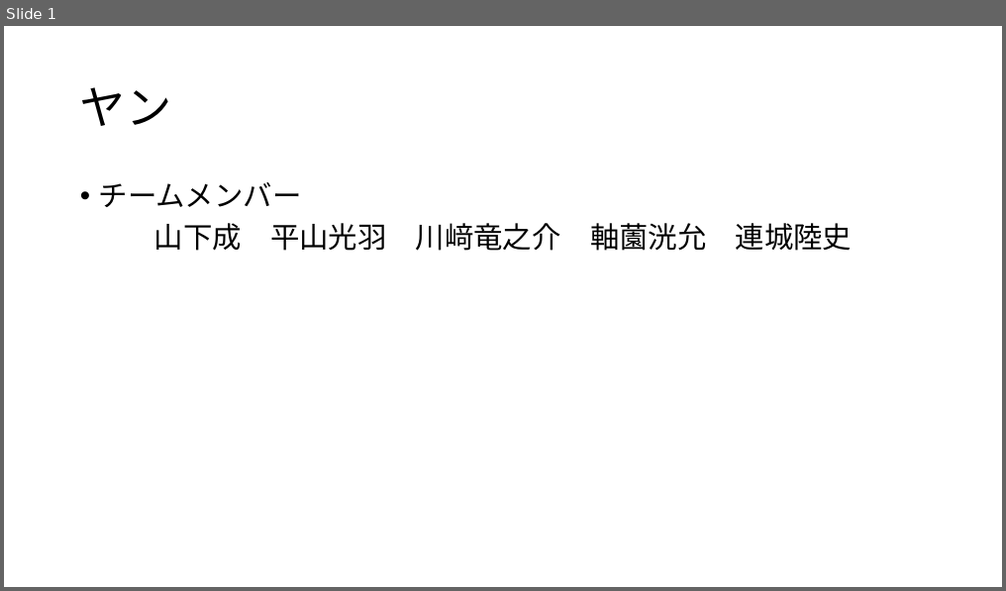
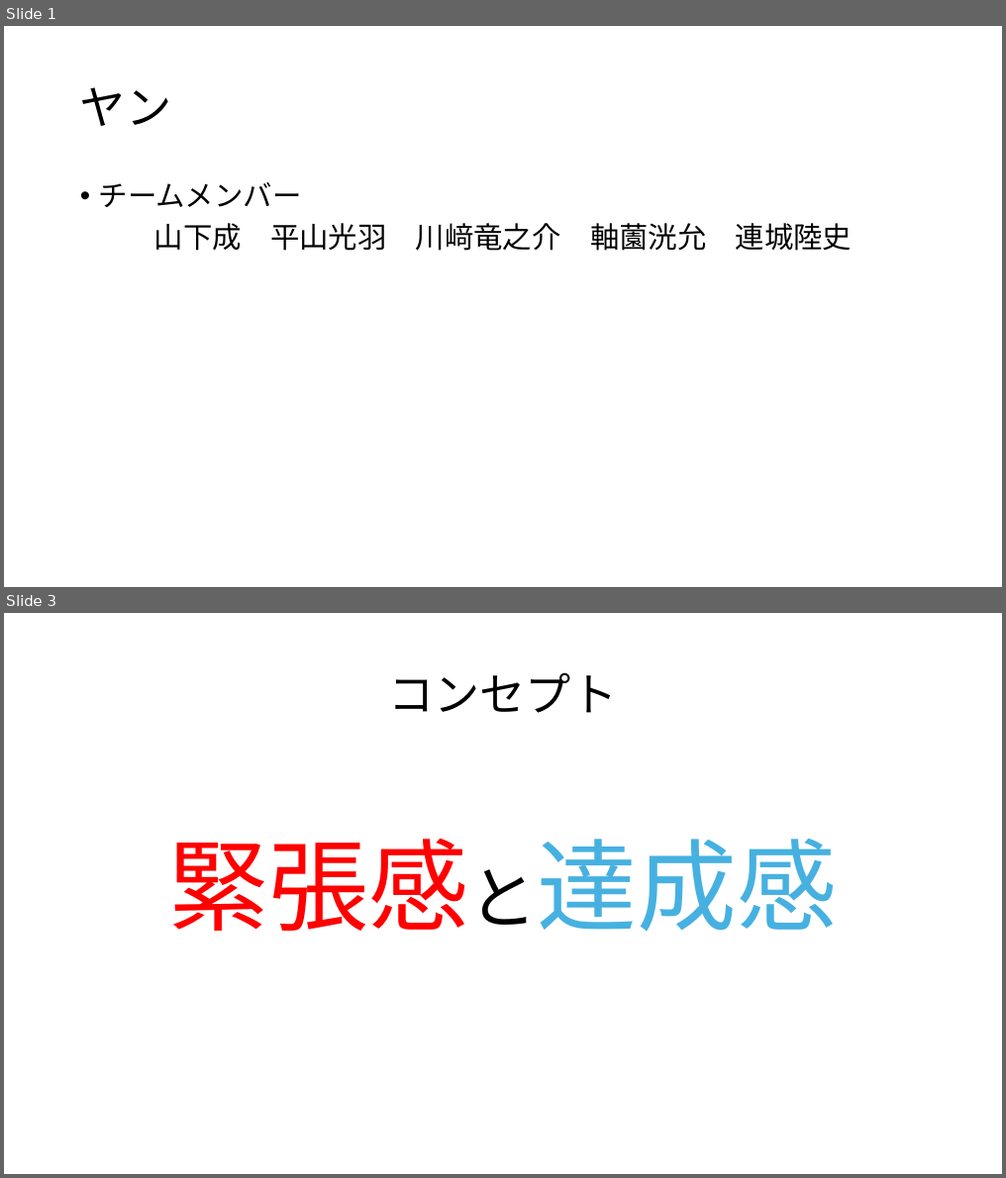
Before and after one commit to kawasaki0314/YanRepository, a slide deck: ヤンの三日間企画書.pptx. Shown one above the other, each under a label of ours: slide 1 before the commit, slides 1 and 3 after it; the slides between them are not shown. The pictures are 1006x591 and 1006x1178 pixels, drawn with LibreOffice and Linux fonts; fonts in the diff are those of the drawing. Boxes give left, top, right and bottom in pixels: in the first picture for what was removed or moved away, otherwise in the second. Text is boxed around its words. In the diff, an @@ line names an element or a change of style, - is before the commit and + after.

```diff
--- a/ヤンの三日間企画書.pptx
+++ b/ヤンの三日間企画書.pptx
@@ slide 3 added at (4,613,1002,1174), background #FFFFFF @@
@@ title added at (388,672,617,713), 44 pt, text #000000 @@
+コンセプト
@@ text added at (169,839,837,932), 96 pt, text #FF0000 @@
+緊張感と達成感
```
Also in this commit, not shown: 2 slides changed, 1 other slide added, 2 other files.
